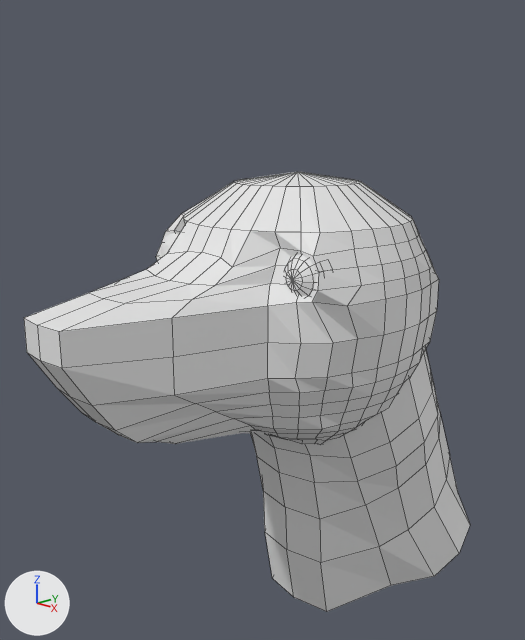
The Blender file tachita.blend: old version first, new version second.
Both versions are drawn from a camera (50 mm lens) standing at (0.962, -0.812, 2.639) and looking at (-0.041, 0.156, 2.264). The axes (+X, +Y, +Z) are drawn at lower left. The lights are the same throughout. Mesh edges are drawn as thin lines on the coarser meshes.

Script lines for the objects in view, before the commit:
```python
me_cylinder = bpy.data.meshes.new('Cylinder')
me_cylinder.from_pydata(...)  # 54 vertices, 40 faces; spans x 0.0..0.22, y -0.302..0.236, z -0.307..0.264
me_sphere = bpy.data.meshes.new('Sphere')
me_sphere.from_pydata(...)  # 274 vertices, 272 faces; spans x 0.0..0.93, y -1.96..0.97, z -0.02..1.91
me_sphere_001 = bpy.data.meshes.new('Sphere.001')
me_sphere_001.from_pydata(...)  # a UV sphere (16 segments, 8 rings, poles along z) spanning x -1.0..1.0, y -1.0..1.0, z -1.0..1.0
ob_cylinder = bpy.data.objects.new('Cylinder', me_cylinder)
ob_cylinder.location = (0.0, 0.37, 2.002)
ob_cylinder.rotation_euler = (0.436, 0.0, 0.0)  # degrees (25, 0, 0)
ob_cylinder.scale = (1.09, 1.0, 1.0)
_m = ob_cylinder.modifiers.new('Mirror', 'MIRROR')
_m.use_clip = True
ob_sphere = bpy.data.objects.new('Sphere', me_sphere)
ob_sphere.location = (0.0, 0.209, 2.02)
ob_sphere.scale = (0.279, 0.279, 0.279)
_m = ob_sphere.modifiers.new('Mirror', 'MIRROR')
_m.use_clip = True
ob_sphere_001 = bpy.data.objects.new('Sphere.001', me_sphere_001)
ob_sphere_001.location = (0.169, 0.067, 2.396)
ob_sphere_001.rotation_euler = (1.571, 0.0, 0.0)  # degrees (90, 0, 0)
ob_sphere_001.scale = (0.0468, 0.0468, 0.0468)
```
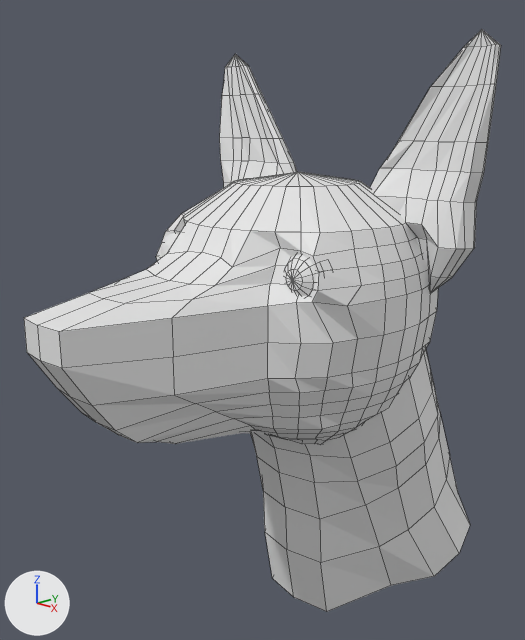
Where the change shows, as pixel boxes (x1, y1, x2, y2) in the pictures (525 x 640 px):
'Sphere.003', added
    after: (370, 29, 501, 293)
'Sphere.005', added
    after: (220, 54, 297, 187)

The change, as a list of edits to the scene's bpy script:
```text
Add me_sphere_006:
    me_sphere_006.from_pydata(...)  # 114 vertices, 128 faces; spans x -0.149..0.23, y -0.2..0.141, z -0.391..0.306
Add ob_sphere_005:
    ob_sphere_005 = bpy.data.objects.new('Sphere.005', me_sphere_006)
    ob_sphere_005.location = (-0.237, 0.311, 2.536)
    ob_sphere_005.scale = (0.643, -0.286, -0.643)
Add ob_sphere_003:
    ob_sphere_003 = bpy.data.objects.new('Sphere.003', me_sphere_006.copy())
    ob_sphere_003.location = (0.24, 0.311, 2.536)
    ob_sphere_003.scale = (-0.643, -0.286, -0.643)
```
